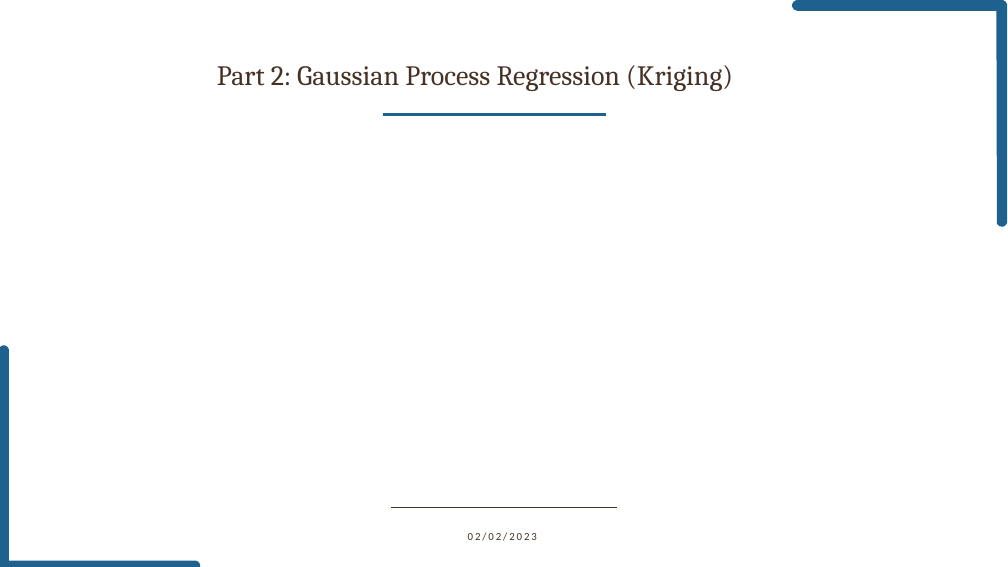
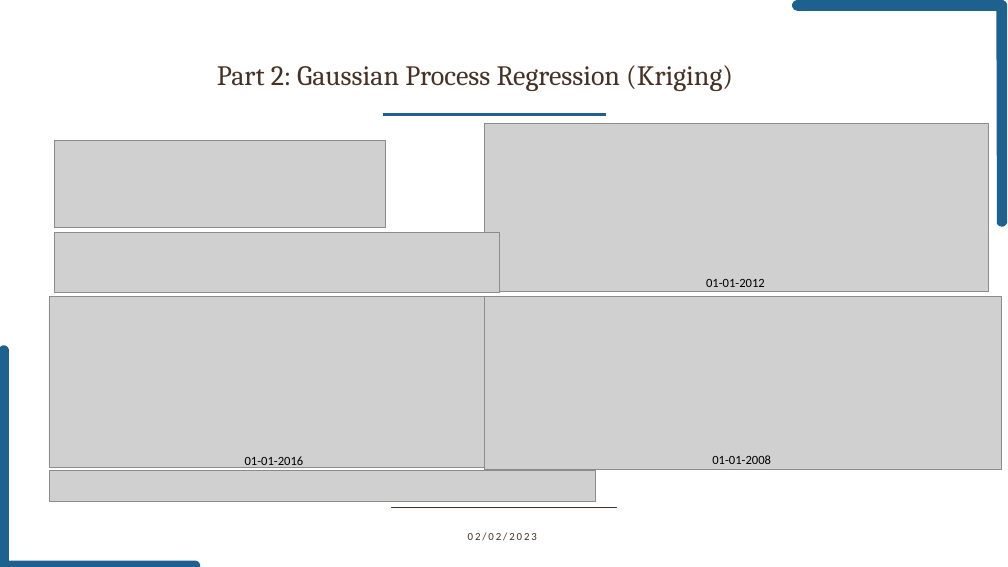
Before and after one commit to saschagaudlitz/Flash, a slide deck: slide 4 of Presentation.pptx (slide 3 before the commit). Drawn at 1008x567 pixels with LibreOffice and Linux fonts; fonts in the diff are those of the drawing; grey boxes stand for pictures; background and template pictures are left out. Boxes give left, top, right and bottom in pixels: in the first picture for what was removed or moved away, otherwise in the second. Text is boxed around its words. In the diff, an @@ line names an element or a change of style, - is before the commit and + after.

```diff
--- a/Presentation.pptx
+++ b/Presentation.pptx
@@ picture added at (55,141,385,228) @@
@@ picture added at (485,123,989,291) @@
@@ picture added at (55,232,499,292) @@
@@ picture added at (49,297,504,468) @@
@@ picture added at (485,297,1001,469) @@
@@ text added at (706,279,765,287), 18 pt, text #000000 @@
+01-01-2012
@@ picture added at (49,470,595,501) @@
@@ text added at (245,456,304,469), 18 pt, text #000000 @@
+01-01-2016
@@ text added at (712,455,771,464), 18 pt, text #000000 @@
+01-01-2008
```
Also in this commit, not shown: 1 other slide changed, 1 slide added, 1 other file.
